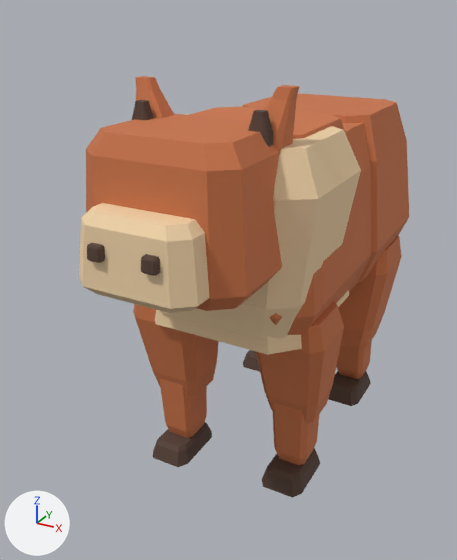
The glTF model assets/blockvarlden/actors/rav.glb: old version first, new version second.
Camera for both pictures: a 50 mm lens placed at (0.602, -1.389, 1.056), pointed at (-0.123, -0.07, 0.396). The lights are fixed; the arrows at lower left show +X, +Y and +Z. The first picture is the older version. Vertices at exactly the same position are counted once.

Objects in the first picture: 'rav färgytor'.
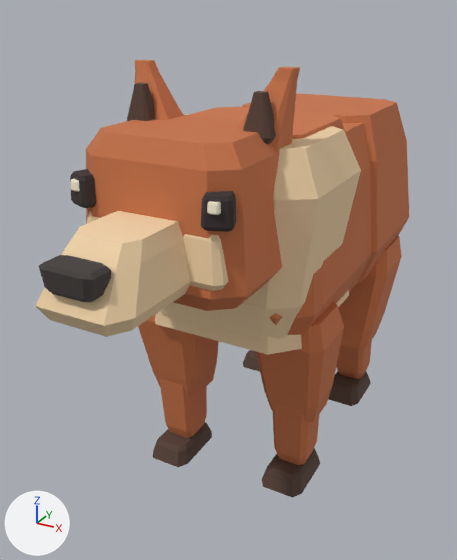
Location of each change, [x1, y1, x2, y2] in pixels of the pictures (457 x 560 px; the box of a moved part takes in the faces that stretch with it):
'rav färgytor', reshaped (13% wider): before [79, 76, 409, 498]; after [35, 60, 409, 498]
part 1 of me_rav_skulptur, moved or reshaped: before [135, 76, 174, 118]; after [134, 60, 183, 120]
part 2 of me_rav_skulptur, moved or reshaped: before [132, 100, 154, 120]; after [127, 83, 155, 121]
part 3 of me_rav_skulptur, moved or reshaped: before [263, 85, 299, 155]; after [238, 67, 300, 152]
part 4 of me_rav_skulptur, moved or reshaped: before [248, 110, 274, 147]; after [243, 91, 276, 144]
part 5 of me_rav_skulptur, moved or reshaped: before [79, 203, 210, 313]; after [35, 211, 190, 337]
part 6 of me_rav_skulptur, moved or reshaped: before [87, 243, 105, 263]; after [39, 255, 111, 302]
part 7 of me_rav_skulptur, moved or reshaped (not visible before): after [87, 211, 99, 223]
part 8 of me_rav_skulptur, moved or reshaped: before [141, 254, 160, 276]; after [183, 234, 229, 291]
part 9 of me_rav_skulptur, moved or reshaped (not visible before): after [70, 169, 96, 208]
part 10 of me_rav_skulptur, moved or reshaped (not visible before): after [71, 179, 80, 192]
part 11 of me_rav_skulptur, moved or reshaped (not visible before): after [201, 191, 236, 232]
part 12 of me_rav_skulptur, added: after [207, 201, 221, 215]

What changed in the scene script:
```text
Change me_rav_skulptur:
    used by ob_rav_färgytor; location = (0.0, 0.0, 0.0)
    remove me_rav_skulptur.from_pydata(...)  # 1024 vertices, 1920 faces; spans x -0.23..0.23, y -0.66..0.86, z 0.0..0.92
    add me_rav_skulptur.from_pydata(...)  # 1056 vertices, 1980 faces; spans x -0.23..0.23, y -0.78..0.86, z 0.0..0.95
    me_rav_skulptur part 1: the loose piece of 32 vertices spanning x -0.17..-0.05, y -0.42..-0.33, z 0.77..0.92 is moved by (0.0, 0.0, 0.03)
    me_rav_skulptur part 2: the loose piece of 32 vertices spanning x -0.15..-0.1, y -0.43..-0.38, z 0.81..0.89 is moved by (0.0, 0.0, 0.03)
    me_rav_skulptur part 3: the loose piece of 32 vertices spanning x 0.05..0.17, y -0.42..-0.33, z 0.77..0.92 is moved by (0.0, 0.0, 0.03)
    me_rav_skulptur part 4: the loose piece of 32 vertices spanning x 0.1..0.15, y -0.43..-0.38, z 0.81..0.89 is moved by (0.0, 0.0, 0.03)
    me_rav_skulptur part 5: the loose piece of 32 vertices spanning x -0.12..0.12, y -0.65..-0.43, z 0.59..0.74 is multiplied about its middle by the matrix ((0.696, 0.0, 0.0), (0.0, 1.299, 0.252), (0.0, 0.0, 0.757)), then moved by (0.0, -0.08, 0.0)
    me_rav_skulptur part 6: the loose piece of 32 vertices spanning x -0.07..-0.04, y -0.66..-0.62, z 0.67..0.69 is scaled about its middle by (3.32, 1.72, 1.69), then moved by (0.05, -0.12, 0.01)
    me_rav_skulptur part 7: the loose piece of 32 vertices spanning x -0.15..-0.13, y -0.52..-0.5, z 0.74..0.76 is scaled about its middle by (4.66, 4.33, 5.09), then moved by (0.04, -0.04, -0.08)
    me_rav_skulptur part 8: the loose piece of 32 vertices spanning x 0.04..0.07, y -0.66..-0.62, z 0.67..0.69 is scaled about its middle by (2.85, 2.64, 3.5), then moved by (0.04, 0.1, -0.01)
    me_rav_skulptur part 9: the loose piece of 32 vertices spanning x -0.16..-0.11, y -0.52..-0.46, z 0.72..0.77 is turned -21.8 degrees about the z axis through its middle and scaled by 1.1, then moved by (0.0, -0.07, 0.01)
    me_rav_skulptur part 10: the loose piece of 32 vertices spanning x 0.13..0.15, y -0.52..-0.5, z 0.74..0.76 is moved by (-0.28, -0.08, 0.02)
    me_rav_skulptur part 11: the loose piece of 32 vertices spanning x 0.11..0.16, y -0.52..-0.46, z 0.72..0.77 is turned 21.8 degrees about the z axis through its middle and scaled by 1.1, then moved by (0.0, -0.07, 0.01)
    me_rav_skulptur part 12: the loose piece of 32 vertices spanning x 0.13..0.15, y -0.52..-0.5, z 0.74..0.76 is copied, and the copy is moved by (0.0, -0.08, 0.02); it spans x 0.13..0.15, y -0.59..-0.58, z 0.76..0.78
```
